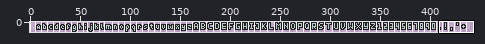
Two states of a sprite sheet, assets/fonts/font_gray.png. The first picture is a wide view before the edit; the outline marks the close-up.
Close-up. As it was:
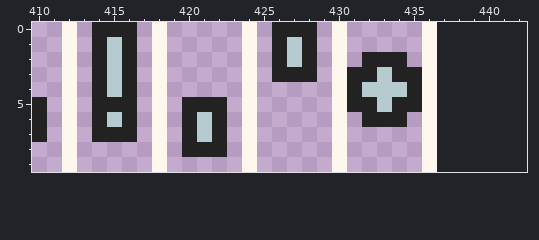
The file is 437x10 pixels. Shown: x 410..442, y 0..9. The old version is drawn lined up with the new one, on the new canvas.
And afterwards:
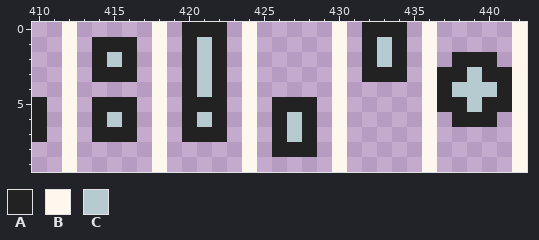
Palette (. is transparent): A #222222  B #fdf7ed  C #b6cbcf
What changed:
canvas 437x10 -> 443x10
@@ x 410..442 @@
- 0 ..B.AAA.B.....B.AAA.B.....B......
- 1 ..B.ACA.B.....B.ACA.B.....B......
- 2 ..B.ACA.B.....B.ACA.B.AAA.B......
- 3 ..B.ACA.B.....B.AAA.BAACAAB......
- 4 ..B.ACA.B.....B.....BACCCAB......
- 5 A.B.AAA.B.AAA.B.....BAACAAB......
- 6 A.B.ACA.B.ACA.B.....B.AAA.B......
- 7 A.B.AAA.B.ACA.B.....B.....B......
- 8 ..B.....B.AAA.B.....B.....B......
- 9 ..B.....B.....B.....B.....B......
+ 0 ..B.....B.AAA.B.....B.AAA.B.....B
+ 1 ..B.AAA.B.ACA.B.....B.ACA.B.....B
+ 2 ..B.ACA.B.ACA.B.....B.ACA.B.AAA.B
+ 3 ..B.AAA.B.ACA.B.....B.AAA.BAACAAB
+ 4 ..B.....B.ACA.B.....B.....BACCCAB
+ 5 A.B.AAA.B.AAA.B.AAA.B.....BAACAAB
+ 6 A.B.ACA.B.ACA.B.ACA.B.....B.AAA.B
+ 7 A.B.AAA.B.AAA.B.ACA.B.....B.....B
+ 8 ..B.....B.....B.AAA.B.....B.....B
+ 9 ..B.....B.....B.....B.....B.....B
